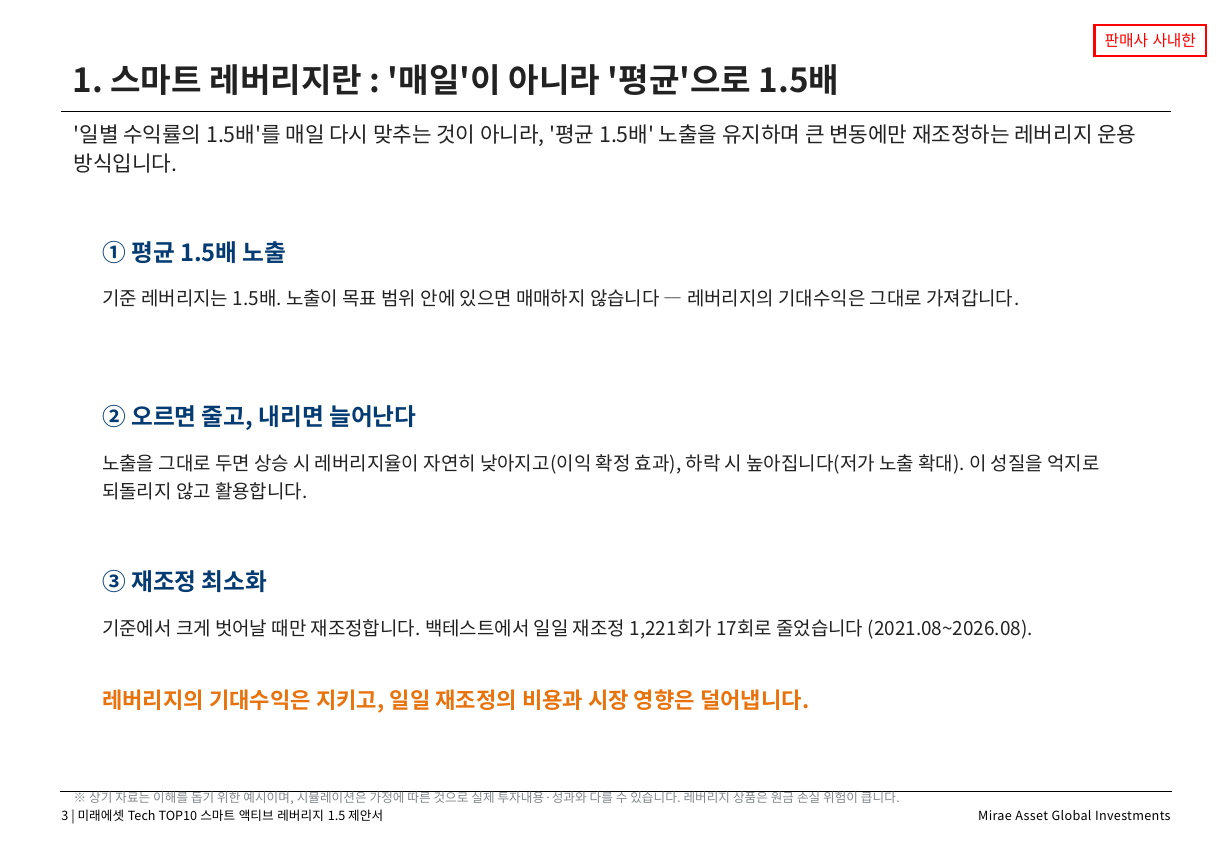
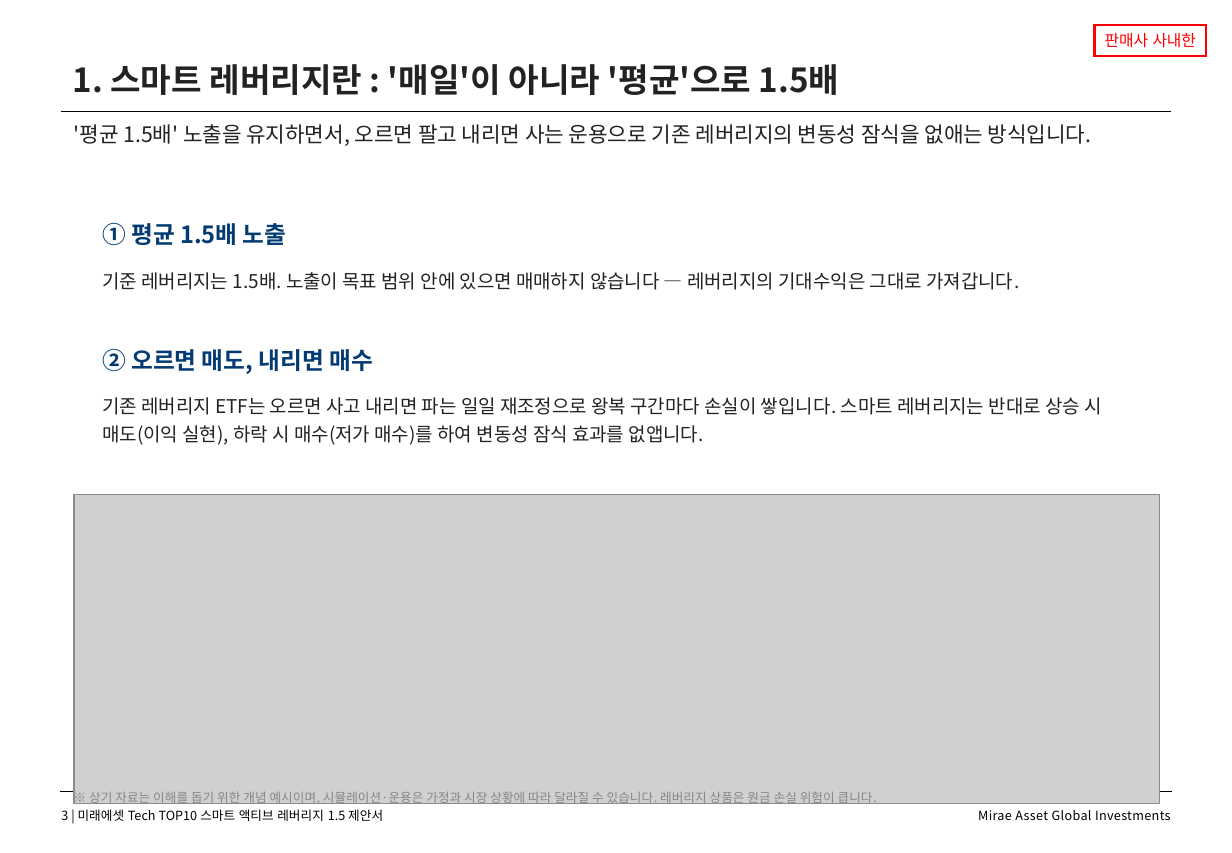
Before and after one commit to gamer383-bit/Volatility-Fund, a slide deck: slide 3 of 제안서/Tech_TOP10_스마트액티브레버리지15_v1_20260812.pptx. Drawn at 1232x853 pixels with LibreOffice and Linux fonts; fonts in the diff are those of the drawing; grey boxes stand for pictures. Boxes give left, top, right and bottom in pixels: in the first picture for what was removed or moved away, otherwise in the second. Text is boxed around its words. In the diff, an @@ line names an element or a change of style, - is before the commit and + after.

```diff
--- a/제안서/Tech_TOP10_스마트액티브레버리지15_v1_20260812.pptx
+++ b/제안서/Tech_TOP10_스마트액티브레버리지15_v1_20260812.pptx
@@ text at bbox=[74, 124, 1092, 146]: text changed @@
-'일별 수익률의 1.5배'를 매일 다시 맞추는 것이 아니라, '평균 1.5배' 노출을 유지하며 큰 변동에만 재조정하는 레버리지 운용 방식입니다.
+'평균 1.5배' 노출을 유지하면서, 오르면 팔고 내리면 사는 운용으로 기존 레버리지의 변동성 잠식을 없애는 방식입니다.
@@ text "① 평균 1.5배 노출": place and size @@
-text "① 평균 1.5배 노출" at bbox=[102, 241, 287, 263]
+text "① 평균 1.5배 노출" at bbox=[102, 223, 287, 245]
@@ text "기준 레버리지는 1.5배. 노출이 목표 ...": place and size @@
-text "기준 레버리지는 1.5배. 노출이 목표 ..." at bbox=[102, 289, 1019, 307]
+text "기준 레버리지는 1.5배. 노출이 목표 ..." at bbox=[102, 272, 1019, 290]
@@ text at bbox=[102, 349, 373, 374]: text changed @@
-② 오르면 줄고, 내리면 늘어난다
+② 오르면 매도, 내리면 매수
@@ text at bbox=[102, 397, 1101, 445]: text changed @@
-노출을 그대로 두면 상승 시 레버리지율이 자연히 낮아지고(이익 확정 효과), 하락 시 높아집니다(저가 노출 확대). 이 성질을 억지로 되돌리지 않고 활용합니다.
+기존 레버리지 ETF는 오르면 사고 내리면 파는 일일 재조정으로 왕복 구간마다 손실이 쌓입니다. 스마트 레버리지는 반대로 상승 시 매도(이익 실현), 하락 시 매수(저가 매수)를 하여 변동성 잠식 효과를 없앱니다.
@@ picture added at bbox=[74, 495, 1160, 804] @@
@@ text removed at bbox=[102, 570, 267, 592] @@
-③ 재조정 최소화
@@ text removed at bbox=[102, 619, 1033, 639] @@
-기준에서 크게 벗어날 때만 재조정합니다. 백테스트에서 일일 재조정 1,221회가 17회로 줄었습니다 (2021.08~2026.08).
@@ text removed at bbox=[102, 689, 810, 713] @@
-레버리지의 기대수익은 지키고, 일일 재조정의 비용과 시장 영향은 덜어냅니다.
@@ text at bbox=[89, 792, 877, 806]: text changed @@
-※ 상기 자료는 이해를 돕기 위한 예시이며, 시뮬레이션은 가정에 따른 것으로 실제 투자내용·성과와 다를 수 있습니다. 레버리지 상품은 원금 손실 위험이 큽니다.
+※ 상기 자료는 이해를 돕기 위한 개념 예시이며, 시뮬레이션·운용은 가정과 시장 상황에 따라 달라질 수 있습니다. 레버리지 상품은 원금 손실 위험이 큽니다.
```
Also in this commit, not shown: 2 other files.
